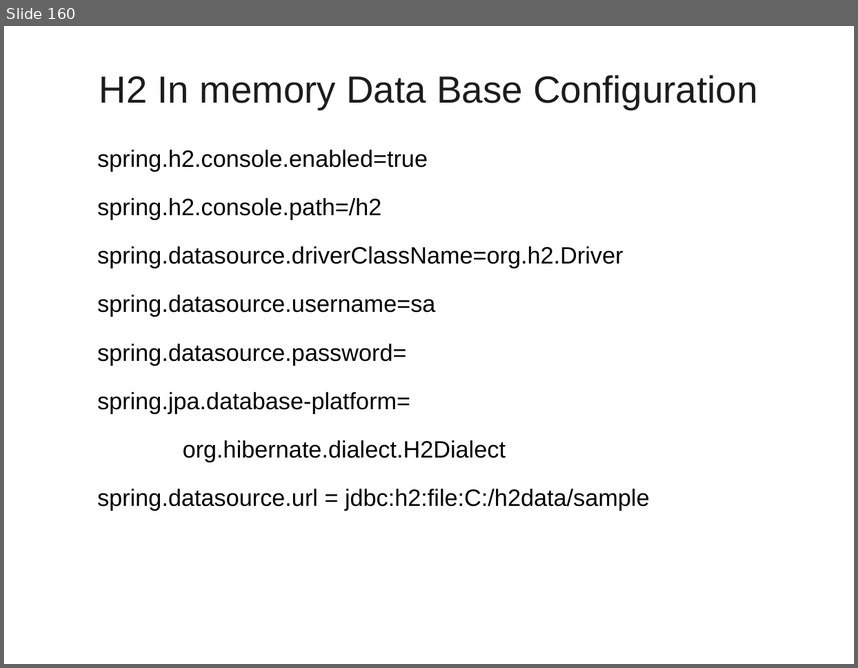
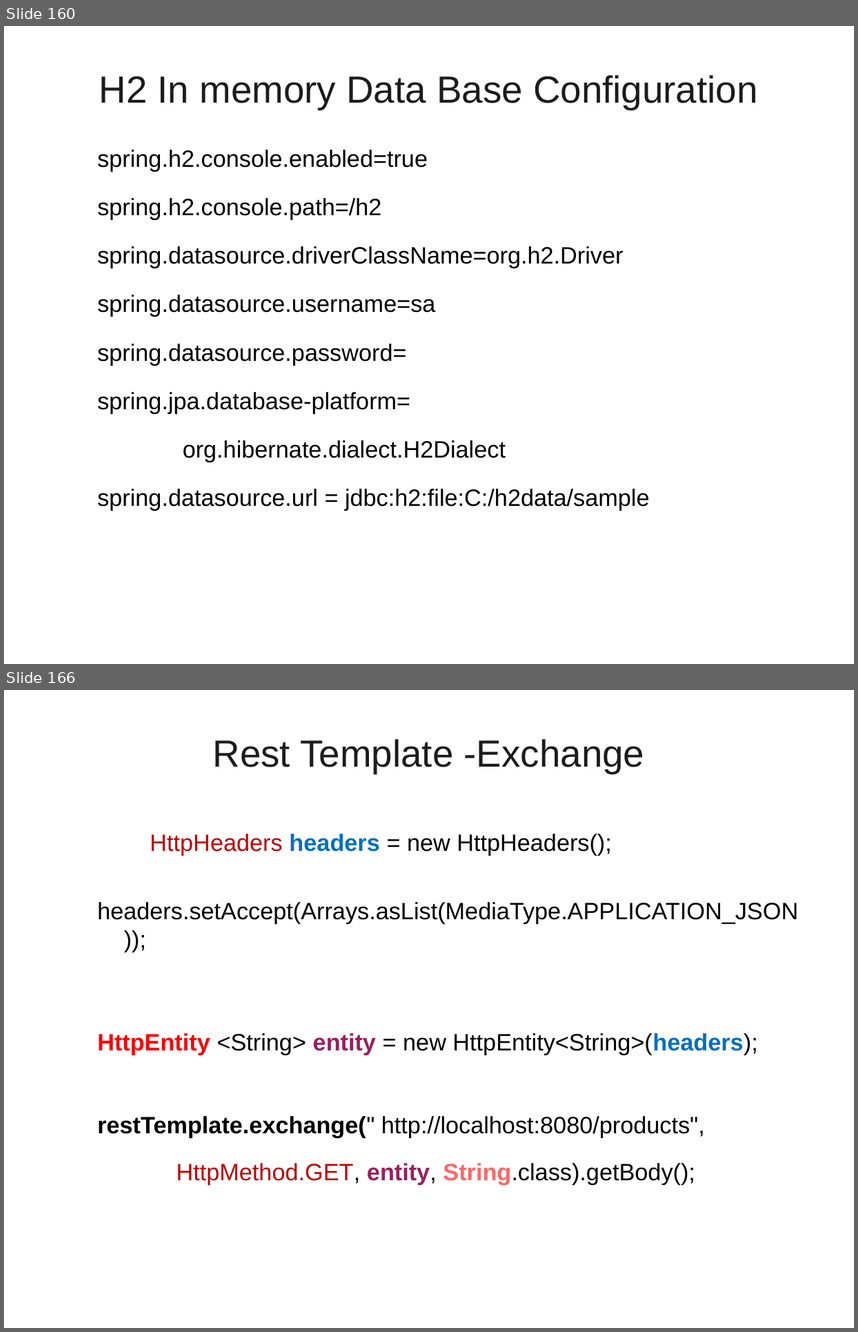
Before and after one commit to vatsanTraining/corejava, a slide deck: SpringBoot_Module1.ppt. Shown one above the other, each under a label of ours: slide 160 before the commit, slides 160 and 166 after it; the slides between them are not shown. The pictures are 858x668 and 858x1332 pixels, drawn with LibreOffice and Linux fonts; fonts in the diff are those of the drawing; background and template pictures are left out. Boxes give left, top, right and bottom in pixels: in the first picture for what was removed or moved away, otherwise in the second. Text is boxed around its words. In the diff, an @@ line names an element or a change of style, - is before the commit and + after.

```diff
--- a/SpringBoot_Module1.ppt
+++ b/SpringBoot_Module1.ppt
@@ slide 166 added at [4, 690, 854, 1328], background picture (left out) @@
@@ title added at [213, 739, 645, 773], 32 pt, text #1C1C1C @@
+Rest Template -Exchange
@@ text added at [97, 834, 798, 1185], 20 pt, text #000000 @@
+  HttpHeaders headers = new HttpHeaders();
+  headers.setAccept(Arrays.asList(MediaType.APPLICATION_JSON));
+  HttpEntity <String> entity = new HttpEntity<String>(headers);
+  restTemplate.exchange(" http://localhost:8080/products",
+  HttpMethod.GET, entity, String.class).getBody();
```
Also in this commit, not shown: 15 other slides added.
